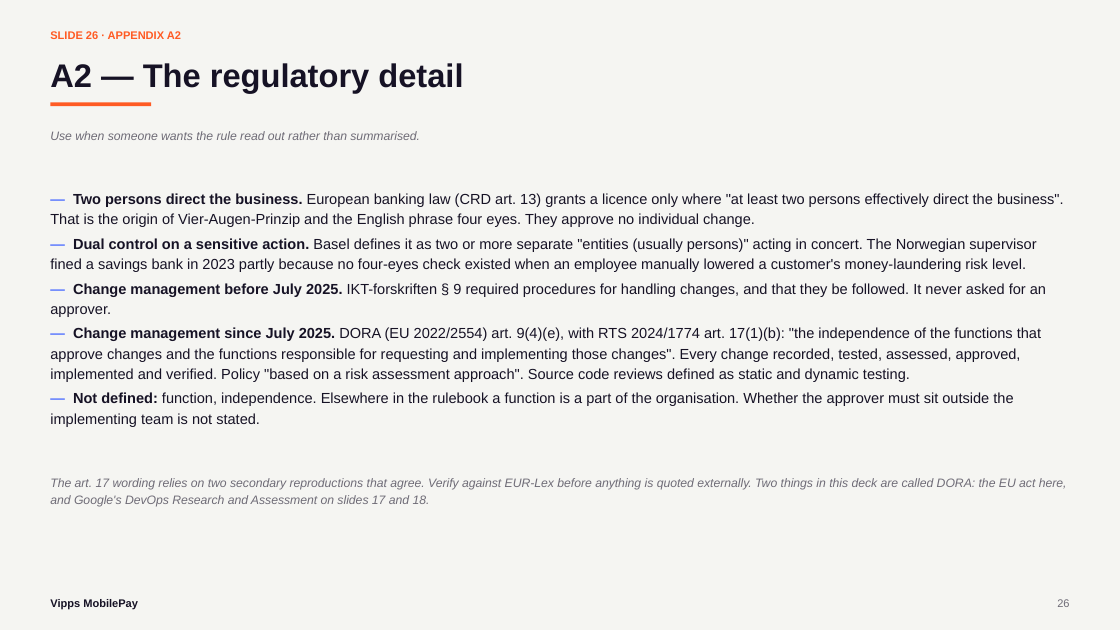
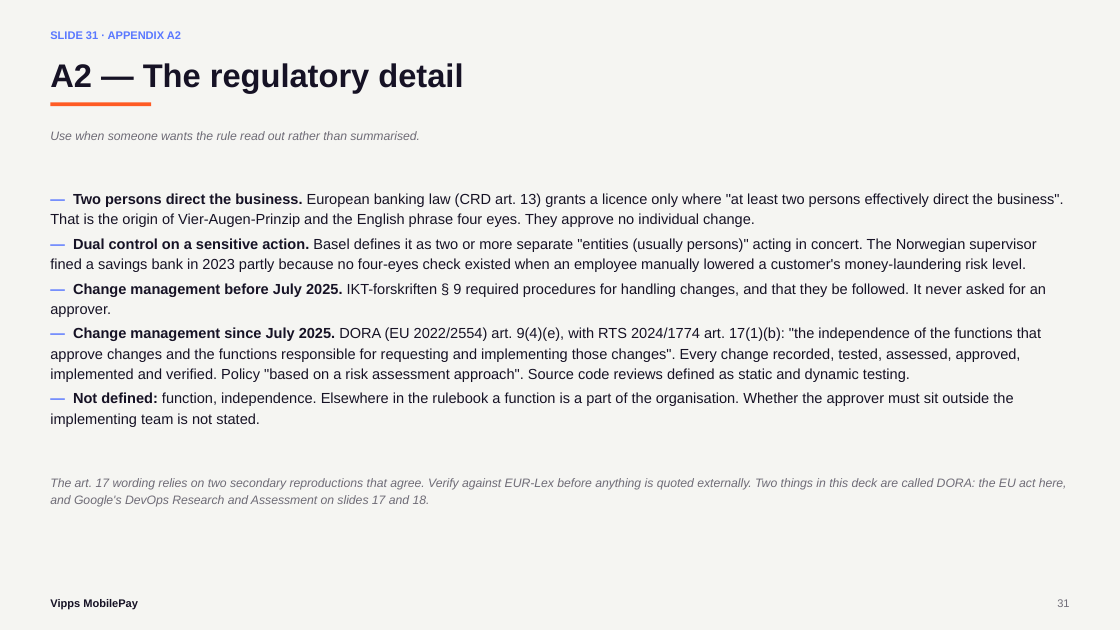
Before and after one commit to svenmalvik/buildtounderstand.org, a slide deck: slide 31 of presentations/what-is-the-second-pair-of-eyes-for-vippsmobilepay.pptx (slide 26 before the commit). Drawn at 1120x630 pixels with LibreOffice and Linux fonts; fonts in the diff are those of the drawing. Boxes give left, top, right and bottom in pixels: in the first picture for what was removed or moved away, otherwise in the second. Text is boxed around its words. In the diff, an @@ line names an element or a change of style, - is before the commit and + after.

```diff
--- a/presentations/what-is-the-second-pair-of-eyes-for-vippsmobilepay.pptx
+++ b/presentations/what-is-the-second-pair-of-eyes-for-vippsmobilepay.pptx
@@ text at (50,31,181,39): text changed; text colour #FF5B24 to #5A78FF @@
-SLIDE 26 · APPENDIX A2
+SLIDE 31 · APPENDIX A2
@@ text at (1057,599,1069,607): text changed @@
-26
+31
```
Also in this commit, not shown: 6 other slides changed, 5 slides added, 4 other files.
